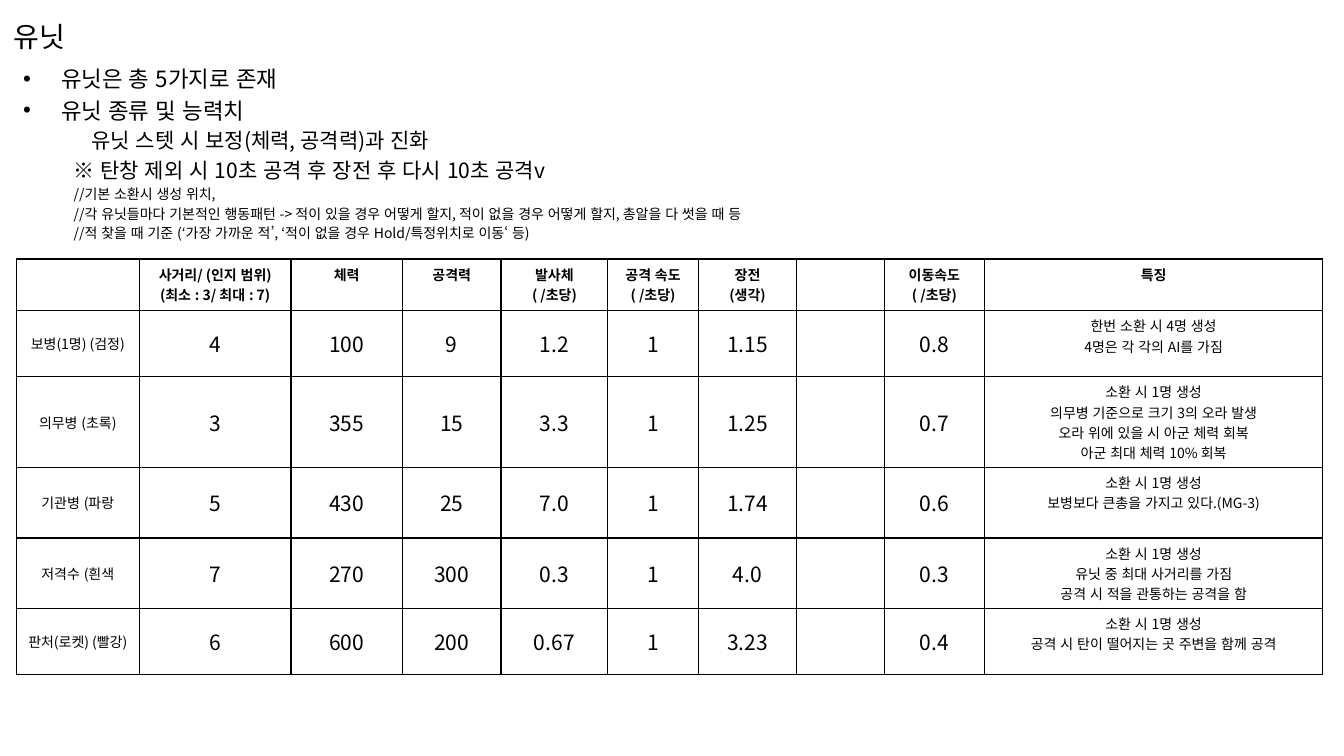
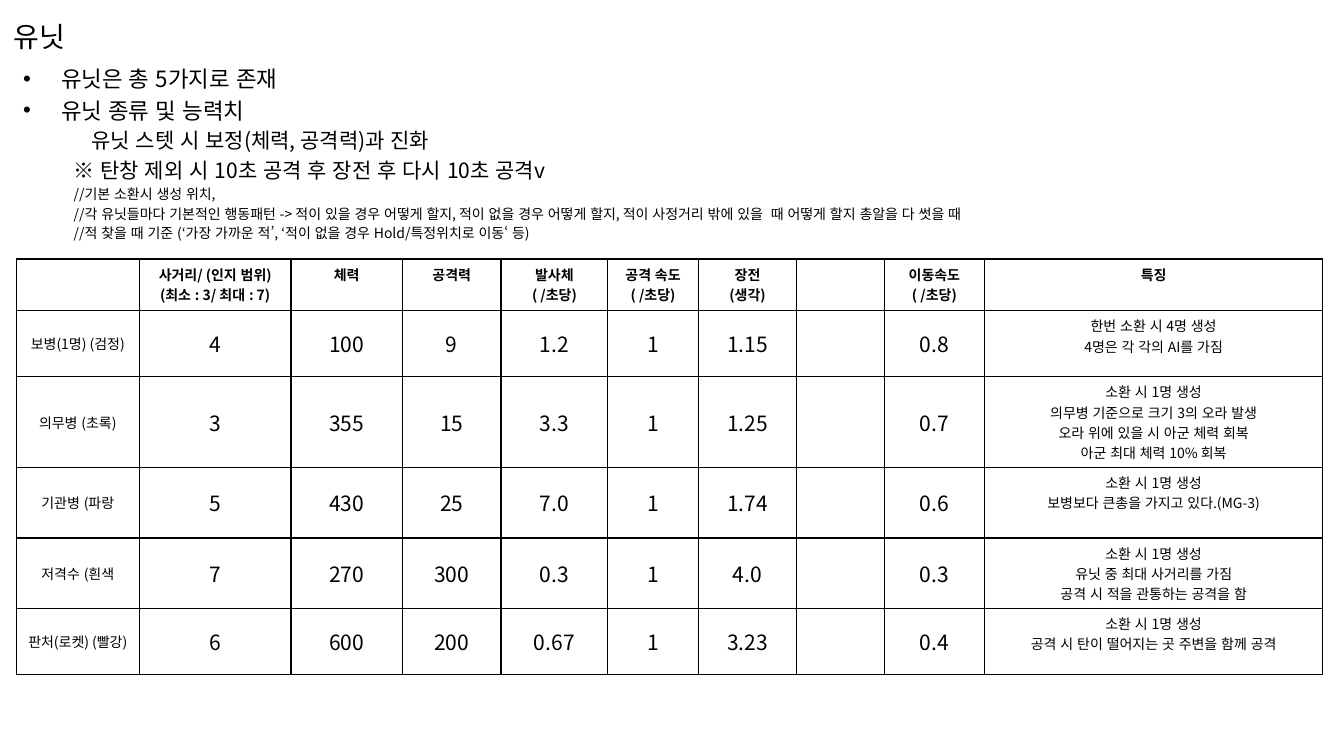
Before and after one commit to JeonJohnson/BICTestRepository, a slide deck: slide 5 of 기획파일/디펜스 게임 (프로토 타입 기획서)1.pptx. Drawn at 1344x756 pixels with LibreOffice and Linux fonts; fonts in the diff are those of the drawing. Boxes give left, top, right and bottom in pixels: in the first picture for what was removed or moved away, otherwise in the second. Text is boxed around its words. In the diff, an @@ line names an element or a change of style, - is before the commit and + after.

```diff
--- a/기획파일/디펜스 게임 (프로토 타입 기획서)1.pptx
+++ b/기획파일/디펜스 게임 (프로토 타입 기획서)1.pptx
@@ text at bbox=[74, 207, 961, 222]: text changed @@
-  //각 유닛들마다 기본적인 행동패턴 -> 적이 있을 경우 어떻게 할지, 적이 없을 경우 어떻게 할지, 총알을 다 썻을 때 등
+  //각 유닛들마다 기본적인 행동패턴 -> 적이 있을 경우 어떻게 할지, 적이 없을 경우 어떻게 할지, 적이 사정거리 밖에 있을 때 어떻게 할지 총알을 다 썻을 때
```
Also in this commit, not shown: 15 other files.
